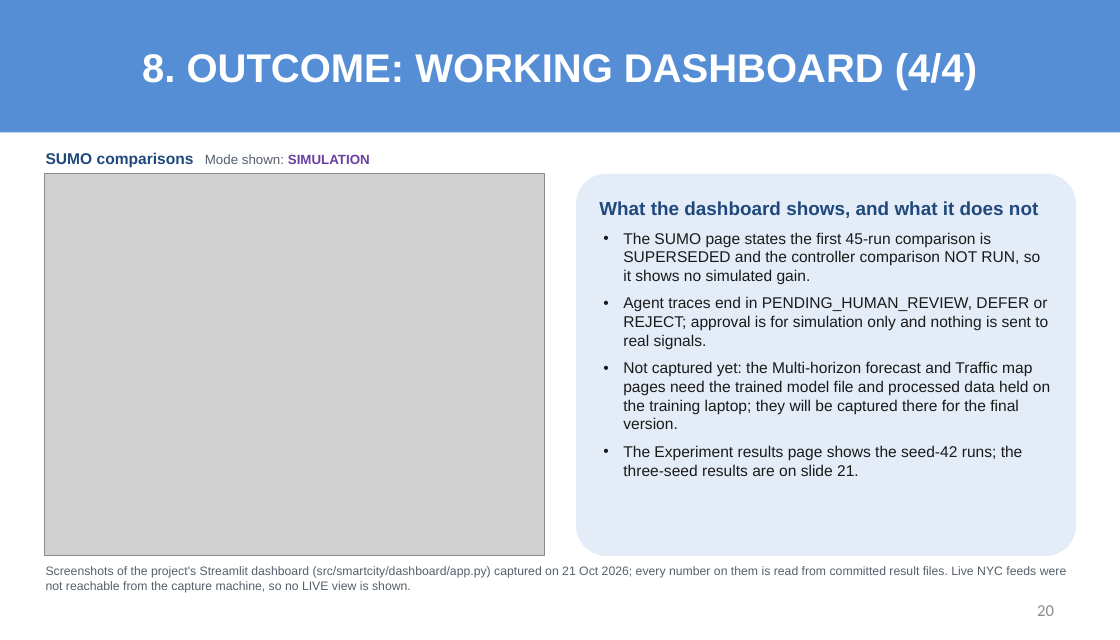
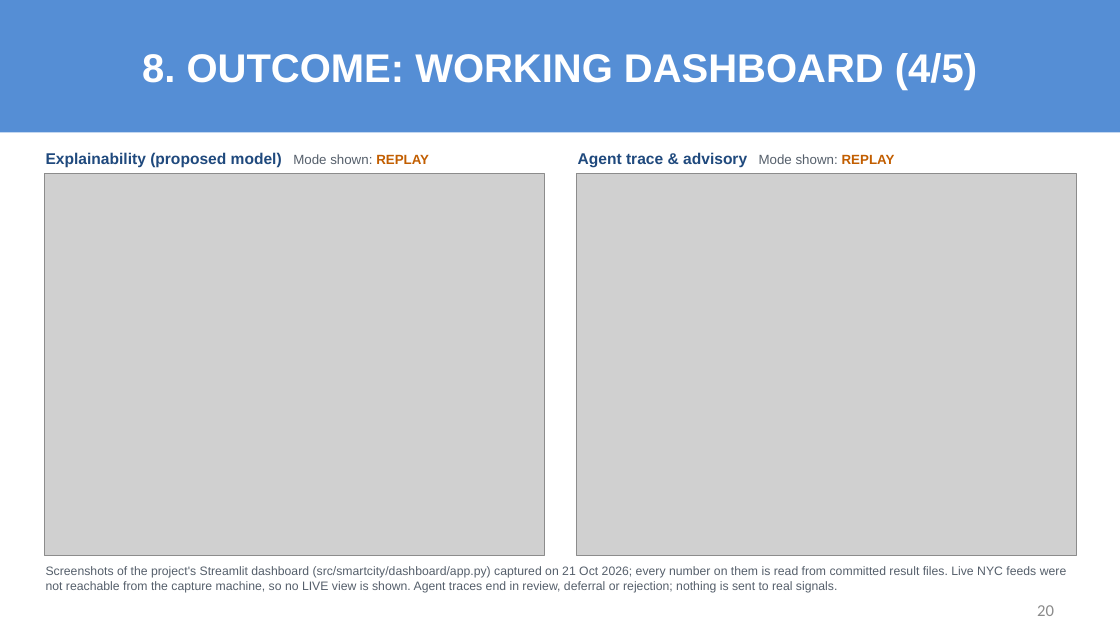
Before and after one commit to sricharansk/Major-Project, a slide deck: slide 20 of presentation/Final_Review_S_K_Sricharan_25MML1010.pptx. Drawn at 1120x640 pixels with LibreOffice and Linux fonts; fonts in the diff are those of the drawing; grey boxes stand for pictures. Boxes give left, top, right and bottom in pixels: in the first picture for what was removed or moved away, otherwise in the second. Text is boxed around its words. In the diff, an @@ line names an element or a change of style, - is before the commit and + after.

```diff
--- a/presentation/Final_Review_S_K_Sricharan_25MML1010.pptx
+++ b/presentation/Final_Review_S_K_Sricharan_25MML1010.pptx
@@ title at [142,53,977,90]: text changed @@
-8. OUTCOME: WORKING DASHBOARD (4/4)
+8. OUTCOME: WORKING DASHBOARD (4/5)
@@ text at [46,152,429,167]: text changed; size 12 to 14 pt @@
-SUMO comparisons Mode shown: SIMULATION
+Explainability (proposed model) Mode shown: REPLAY
@@ rounded rectangle removed at [576,174,1076,556] @@
-What the dashboard shows, and what it does not
-• The SUMO page states the first 45-run comparison is SUPERSEDED and the controller comparison NOT RUN, so it shows no simulated gain.
-• Agent traces end in PENDING_HUMAN_REVIEW, DEFER or REJECT; approval is for simulation only and nothing is sent to real signals.
-• Not captured yet: the Multi-horizon forecast and Traffic map pages need the trained model file and processed data held on the training laptop; they will be captured there for the final version.
-• The Experiment results page shows the seed-42 runs; the three-seed results are on slide 21.
@@ picture added at [576,174,1076,556] @@
@@ text added at [578,152,895,167], 14 pt, text #1F497D, bold @@
+Agent trace & advisory Mode shown: REPLAY
@@ text at [46,566,1067,593]: text changed @@
-Screenshots of the project's Streamlit dashboard (src/smartcity/dashboard/app.py) captured on 21 Oct 2026; every number on them is read from committed result files. Live NYC feeds were not reachable from the capture machine, so no LIVE view is shown.
+Screenshots of the project's Streamlit dashboard (src/smartcity/dashboard/app.py) captured on 21 Oct 2026; every number on them is read from committed result files. Live NYC feeds were not reachable from the capture machine, so no LIVE view is shown. Agent traces end in review, deferral or rejection; nothing is sent to real signals.
```
Also in this commit, not shown: 7 other slides changed, 1 slide added, 6 other files.
